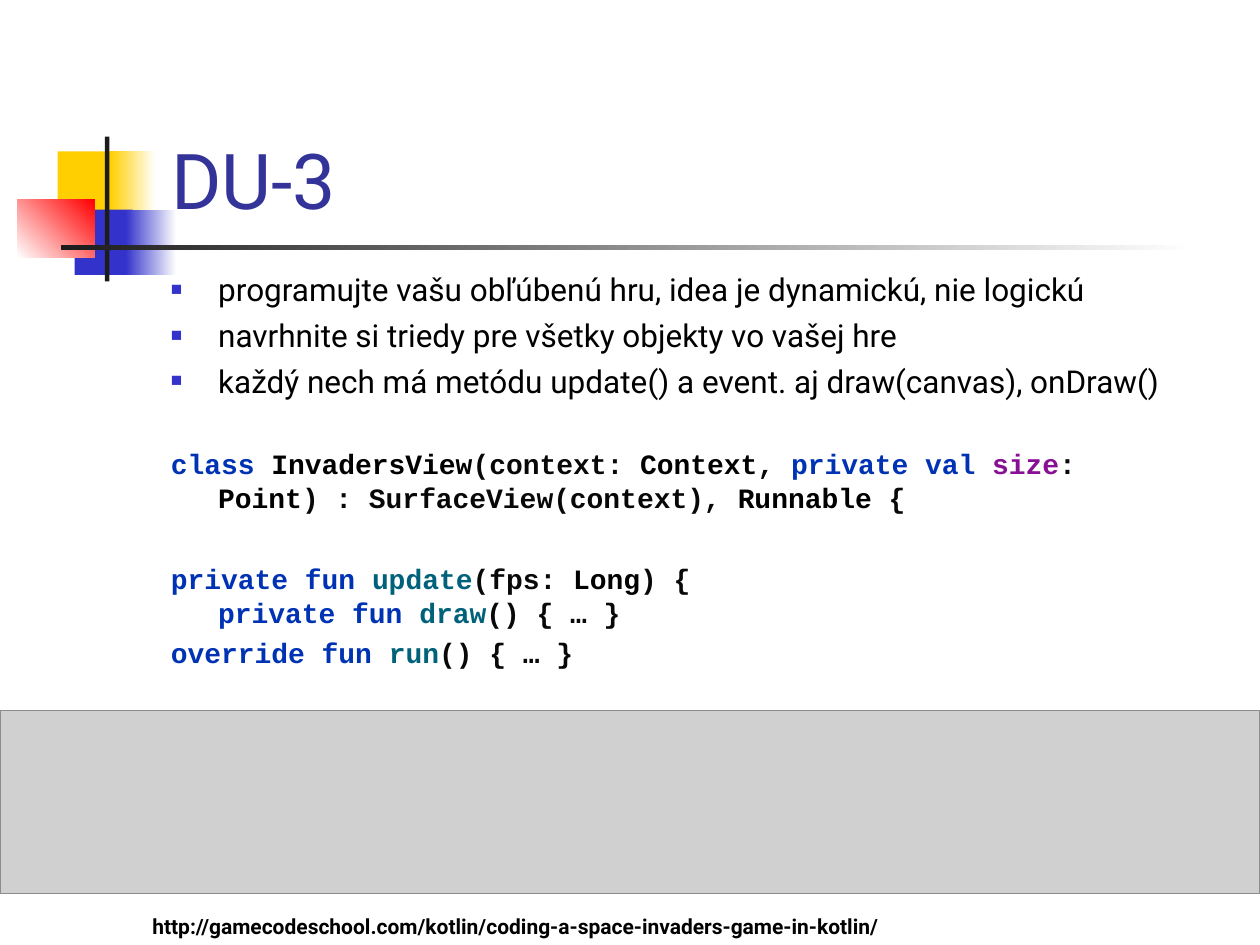
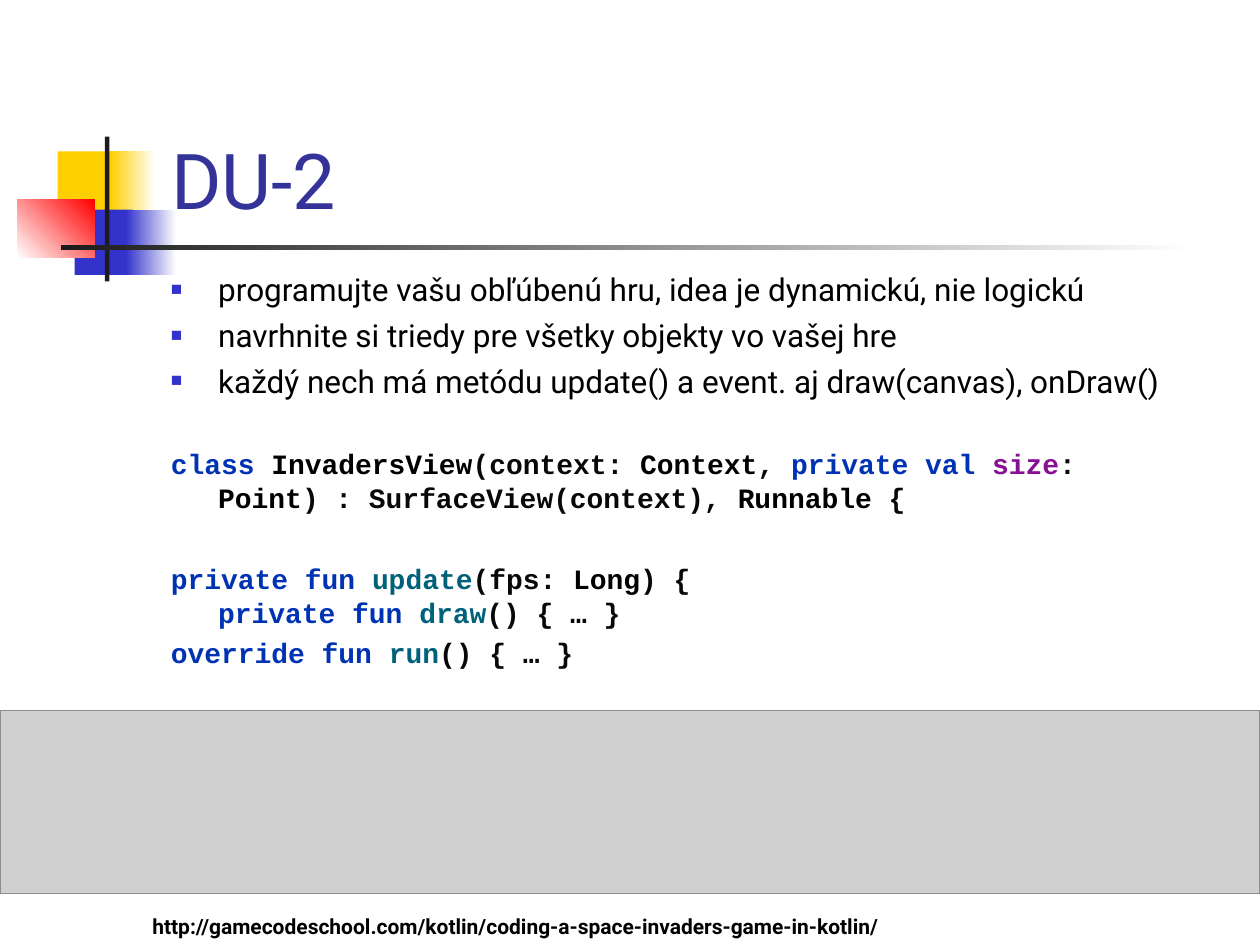
Before and after one commit to vmandro/Prednasky, a slide deck: slide 10 of 05/05_Android.ppt. Drawn at 1260x945 pixels with LibreOffice and Linux fonts; fonts in the diff are those of the drawing; grey boxes stand for pictures. Boxes give left, top, right and bottom in pixels: in the first picture for what was removed or moved away, otherwise in the second. Text is boxed around its words. In the diff, an @@ line names an element or a change of style, - is before the commit and + after.

```diff
--- a/05/05_Android.ppt
+++ b/05/05_Android.ppt
@@ title at [171,153,336,210]: text changed @@
-DU-3
+DU-2
```
Also in this commit, not shown: 3 other files.
